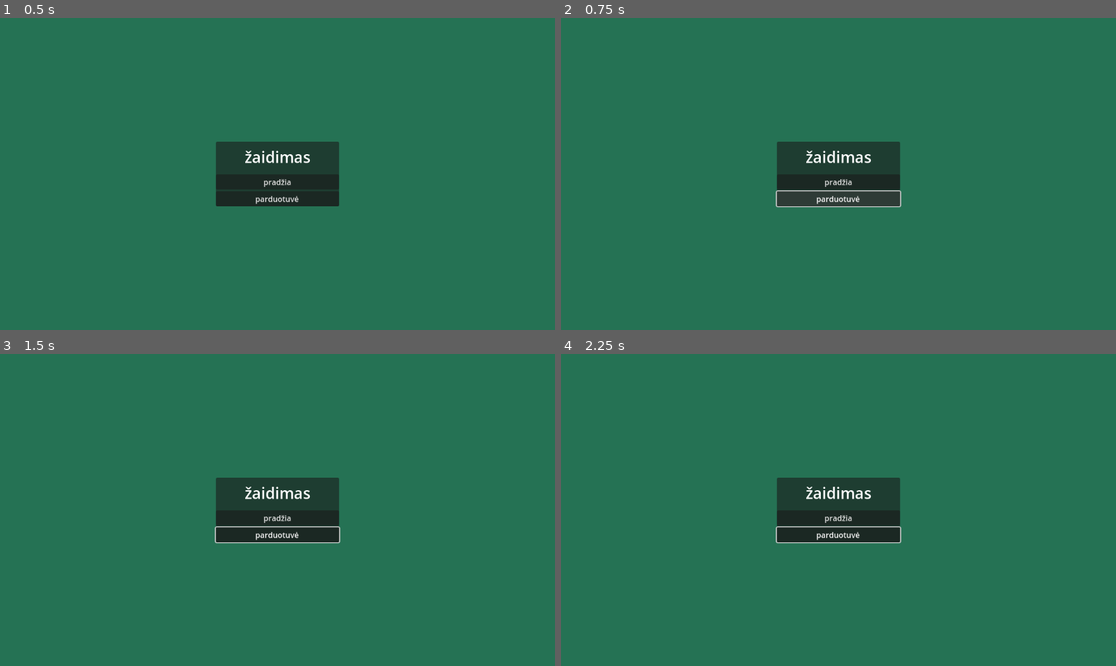
Above: before the commit, frames 1-4 (two rows, left to right).
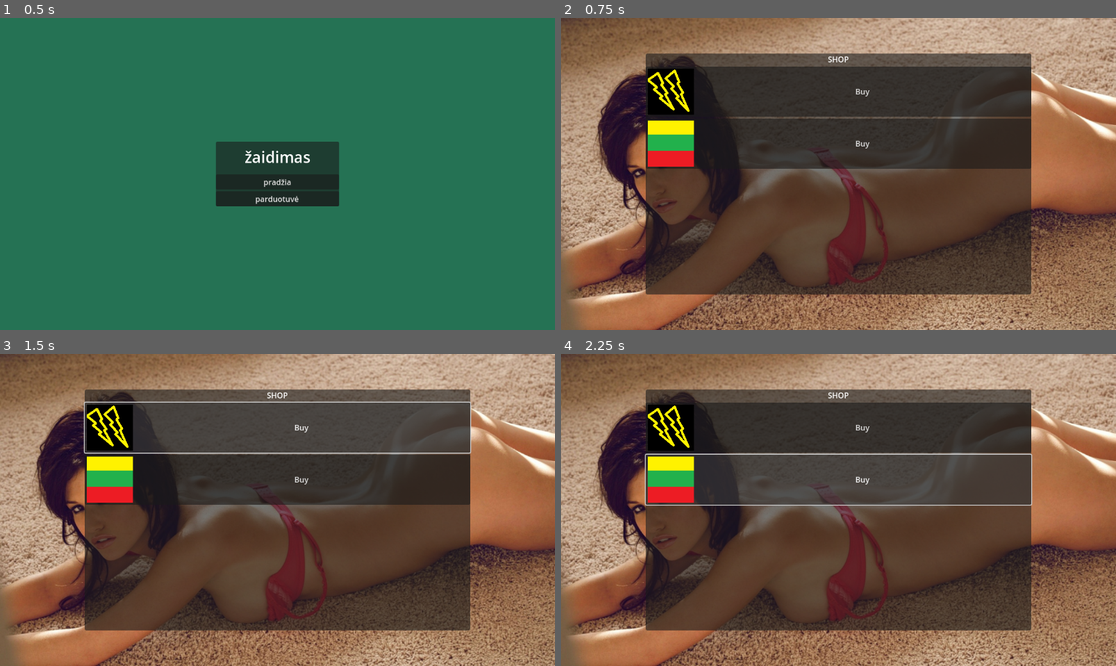
Above: after the commit, the same moments.

Repository: GrybasBaravykas/ZaidimoPraktika
Game: Godot game, scene res://src/main_menu.tscn
Same seed, same stepped clock (60 frames per second), same inputs: the game is played once before the commit and once after it.
Inputs (mouse positions are in pixels of both pictures, inside the frame that each line leads up to):
- Up to frame 1 (0.5 s): no input
- Up to frame 2 (0.75 s): click "parduotuvė" at 0.5 s
- Up to frame 3 (1.5 s): click (277, 428) at 1.25 s, where only the run after the commit has a clickable "Buy"
- Up to frame 4 (2.25 s): click (838, 478) at 2 s, where only the run after the commit has a clickable "Buy"

Frame 1 is identical in both runs. In frame 2, 99% of the frame differs, in the area x 0-100%, y 0-100%; in frame 3, 99%; in frame 4, 100%.

Commit message:
MOTERIS MAN SAKO YES
shopo migtukai ir skreenas prisukti , pora skinu ikelta , next darysiu skripta kad skinus keistu

Diff:
--- a/src/MainMenu.gd
+++ b/src/MainMenu.gd
@@ -15,7 +15,7 @@
 
 
 func _on_button_shop_pressed() -> void:
-	#get_tree().change_scene_to_file("res")
+	get_tree().change_scene_to_file("res://src/shop.tscn")
 	pass
 
 
--- a/src/shop.tscn
+++ b/src/shop.tscn
@@ -1,3 +1,61 @@
-[gd_scene format=3 uid="uid://bragrvpaspihy"]
+[gd_scene load_steps=4 format=3 uid="uid://bragrvpaspihy"]
 
-[node name="Shop" type="Node2D"]
+[ext_resource type="Texture2D" uid="uid://ded8bty573qsn" path="res://assets/backgroundMainMenu.jpg" id="1_50flo"]
+[ext_resource type="Texture2D" uid="uid://bkxe2xh5v5dw3" path="res://assets/player3.png" id="2_wf08a"]
+[ext_resource type="Texture2D" uid="uid://ce38v8r3q06uy" path="res://assets/player2.png" id="3_1cyeb"]
+
+[node name="shop" type="Node"]
+
+[node name="TextureRect" type="TextureRect" parent="."]
+anchors_preset = 15
+anchor_right = 1.0
+anchor_bottom = 1.0
+grow_horizontal = 2
+grow_vertical = 2
+texture = ExtResource("1_50flo")
+expand_mode = 1
+
+[node name="CanvasLayer" type="CanvasLayer" parent="."]
+
+[node name="Control" type="Control" parent="CanvasLayer"]
+layout_mode = 3
+anchors_preset = 15
+anchor_right = 1.0
+anchor_bottom = 1.0
+grow_horizontal = 2
+grow_vertical = 2
+
+[node name="CenterContainer" type="CenterContainer" parent="CanvasLayer/Control"]
+layout_mode = 1
+anchors_preset = 15
+anchor_right = 1.0
+anchor_bottom = 1.0
+grow_horizontal = 2
+grow_vertical = 2
+
+[node name="PanelContainer" type="PanelContainer" parent="CanvasLayer/Control/CenterContainer"]
+layout_mode = 2
+
+[node name="MarginContainer" type="MarginContainer" parent="CanvasLayer/Control/CenterContainer/PanelContainer"]
+custom_minimum_size = Vector2(800, 500)
+layout_mode = 2
+
+[node name="VBoxContainer" type="VBoxContainer" parent="CanvasLayer/Control/CenterContainer/PanelContainer/MarginContainer"]
+custom_minimum_size = Vector2(100, 100)
+layout_mode = 2
+
+[node name="Label" type="Label" parent="CanvasLayer/Control/CenterContainer/PanelContainer/MarginContainer/VBoxContainer"]
+layout_mode = 2
+text = "SHOP"
+horizontal_alignment = 1
+vertical_alignment = 1
+
+[node name="Button" type="Button" parent="CanvasLayer/Control/CenterContainer/PanelContainer/MarginContainer/VBoxContainer"]
+layout_mode = 2
+text = "Buy"
+icon = ExtResource("2_wf08a")
+
+[node name="Button2" type="Button" parent="CanvasLayer/Control/CenterContainer/PanelContainer/MarginContainer/VBoxContainer"]
+layout_mode = 2
+text = "Buy"
+icon = ExtResource("3_1cyeb")
